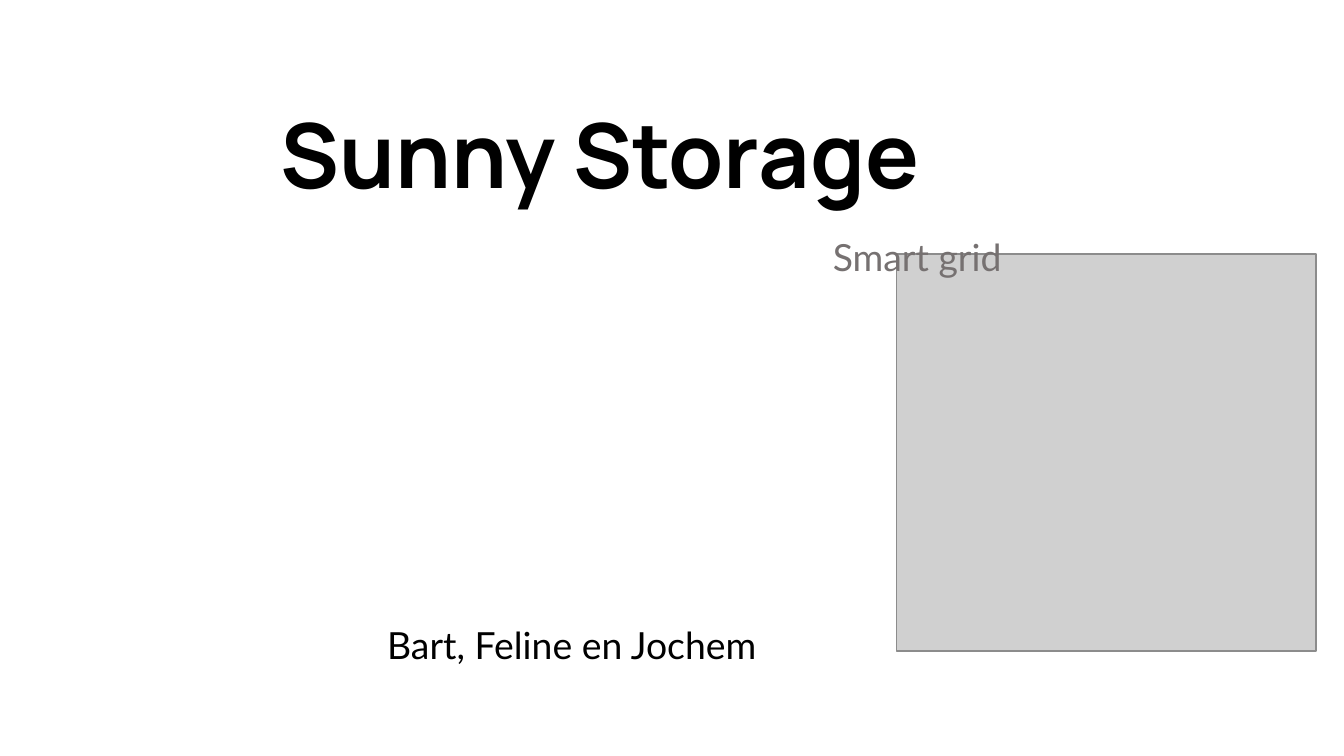
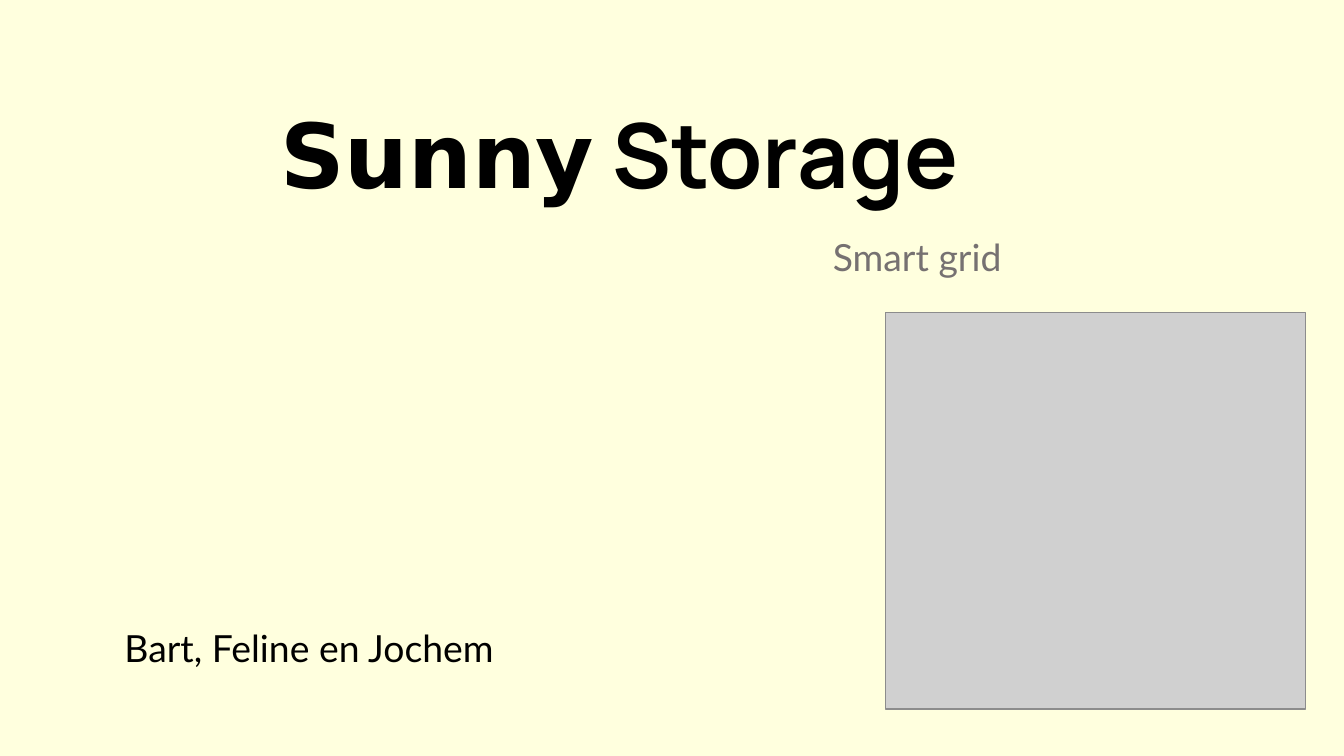
Before and after one commit to yoghurthoek/sunny_storage, a slide deck: slide 1 of Presentations/Presentatie 6 vrijdag 24 mei (eindpresentatie).pptx. Drawn at 1344x756 pixels with LibreOffice and Linux fonts; fonts in the diff are those of the drawing; grey boxes stand for pictures. Boxes give left, top, right and bottom in pixels: in the first picture for what was removed or moved away, otherwise in the second. Text is boxed around its words. In the diff, an @@ line names an element or a change of style, - is before the commit and + after.

Commit message:
style

```diff
--- a/Presentations/Presentatie 6 vrijdag 24 mei (eindpresentatie).pptx
+++ b/Presentations/Presentatie 6 vrijdag 24 mei (eindpresentatie).pptx
@@ background #FFFFFF to #FFFF99 at 32% opacity @@
@@ text "Sunny Storage" at box(280, 121, 958, 211): font Manrope to DejaVu Sans in "Sunny" @@
@@ picture: place and size @@
-picture at box(896, 254, 1316, 650)
+picture at box(886, 313, 1305, 710)
@@ text "Bart, Feline en Jochem": place and size @@
-text "Bart, Feline en Jochem" at box(387, 631, 756, 664)
+text "Bart, Feline en Jochem" at box(124, 634, 493, 667)
```
Also in this commit, not shown: 17 other slides changed, 1 slide added, 1 slide removed.
